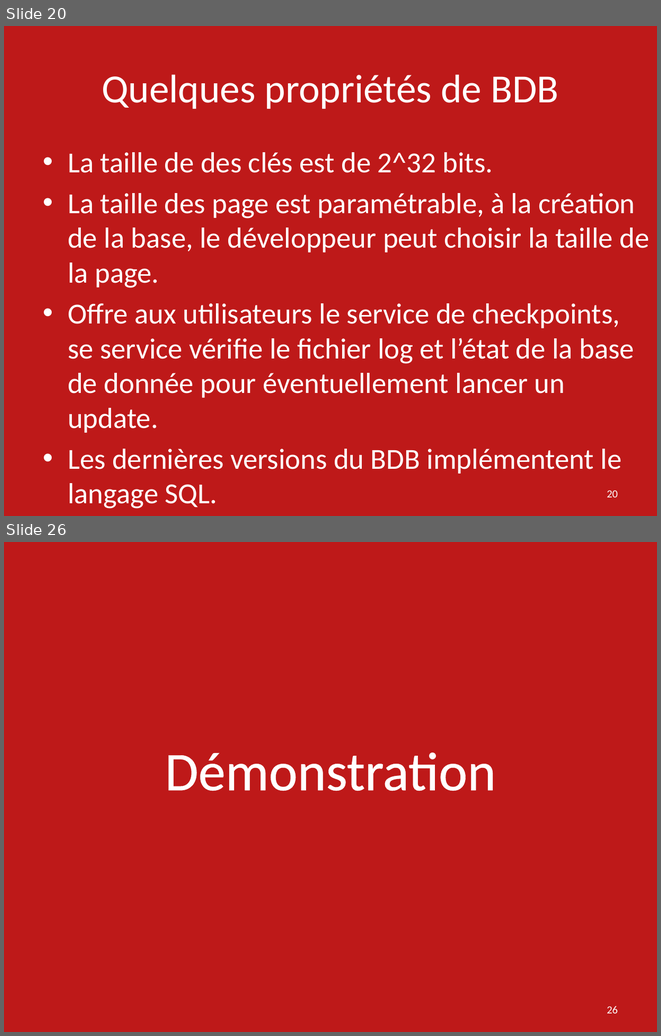
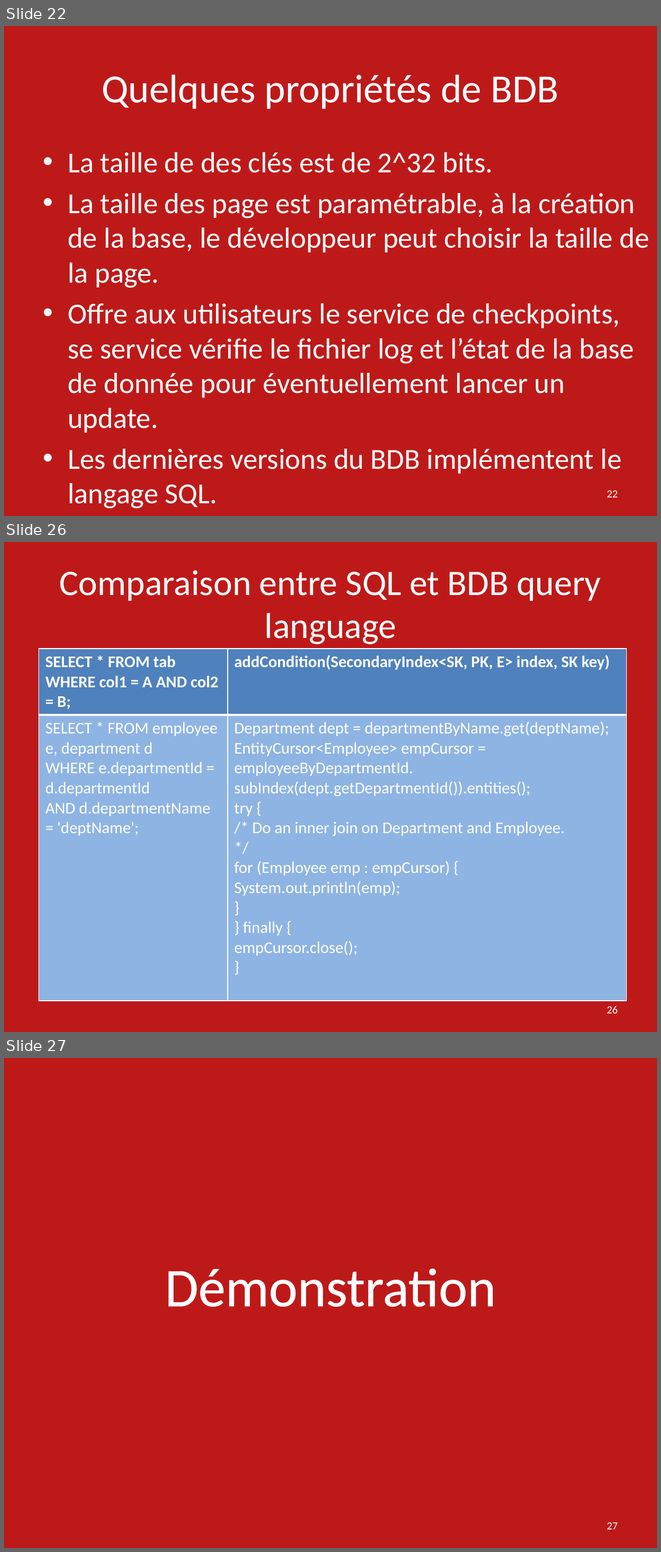
Before and after one commit to ebouhanna/SMB214-2016-Oracle-Berkeley-DB-JE, a slide deck: Presentation Oracle Berkeley DB SMB214.pptx. Shown one above the other, each under a label of ours: slides 20 and 26 before the commit, slides 22, 26 and 27 after it; the slides between them are not shown. The pictures are 661x1036 and 661x1552 pixels, drawn with LibreOffice and Linux fonts; fonts in the diff are those of the drawing. Boxes give left, top, right and bottom in pixels: in the first picture for what was removed or moved away, otherwise in the second. Text is boxed around its words. In the diff, an @@ line names an element or a change of style, - is before the commit and + after.

```diff
--- a/Presentation Oracle Berkeley DB SMB214.pptx
+++ b/Presentation Oracle Berkeley DB SMB214.pptx
@@ slide 26 added at [4, 542, 657, 1032], background #B80000 at 90% opacity @@
@@ title added at [60, 570, 601, 644], 39.6 pt, text #FFFFFF @@
+Comparaison entre SQL et BDB query language
@@ table added at [38, 649, 626, 995], 2 rows, 2 columns @@
+SELECT * FROM tab WHERE col1 = A AND col2 = B; | addCondition(SecondaryIndex<SK, PK, E> index, SK key)
+SELECT * FROM employee e, department d / WHERE e.departmentId = d.departmentId / AND d.departmentName = 'deptName'; | Department dept = departmentByName.get(deptName); / EntityCursor<Employee> empCursor = / employeeByDepartmentId. / subIndex(dept.getDepartmentId()).entities(); / try { / /* Do an inner join on Department and Employee. / */ / for (Employee emp : empCursor) { / System.out.println(emp); / } / } finally { / empCursor.close(); / }
@@ page number added at [607, 1006, 618, 1013], 12 pt, text #FFFFFF @@
+26
@@ what was slide 20 is now slide 22 @@
@@ page number at [607, 490, 618, 497]: text changed @@
-20
+22
@@ what was slide 26 is now slide 27 @@
@@ page number at [607, 1522, 618, 1529]: text changed @@
-26
+27
```
Also in this commit, not shown: 1 slide changed, 4 other slides added, 4 slides removed.
